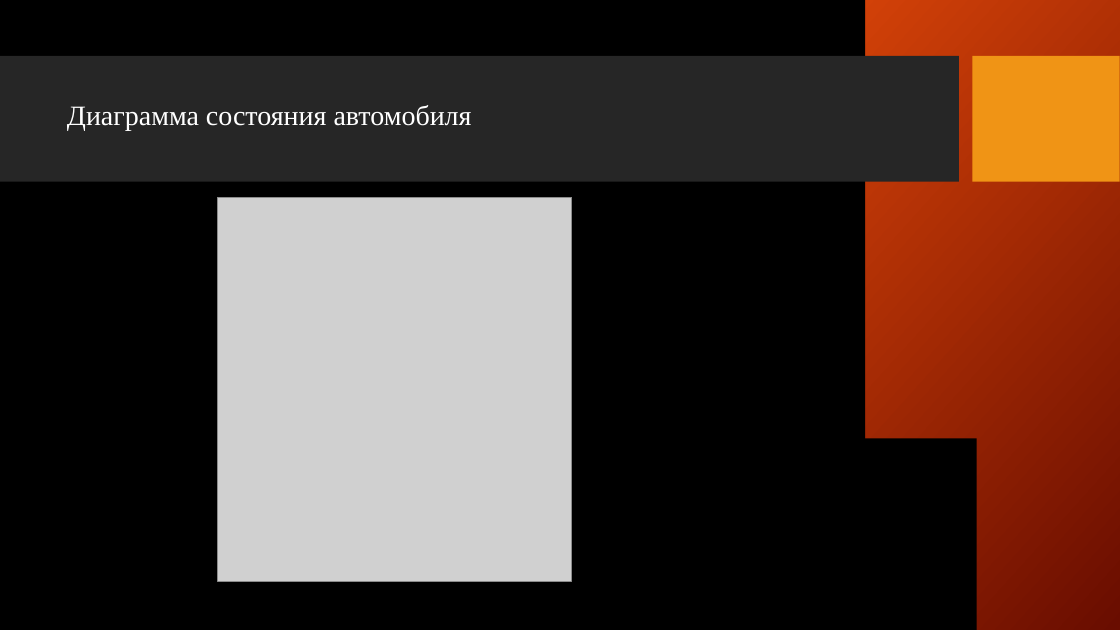
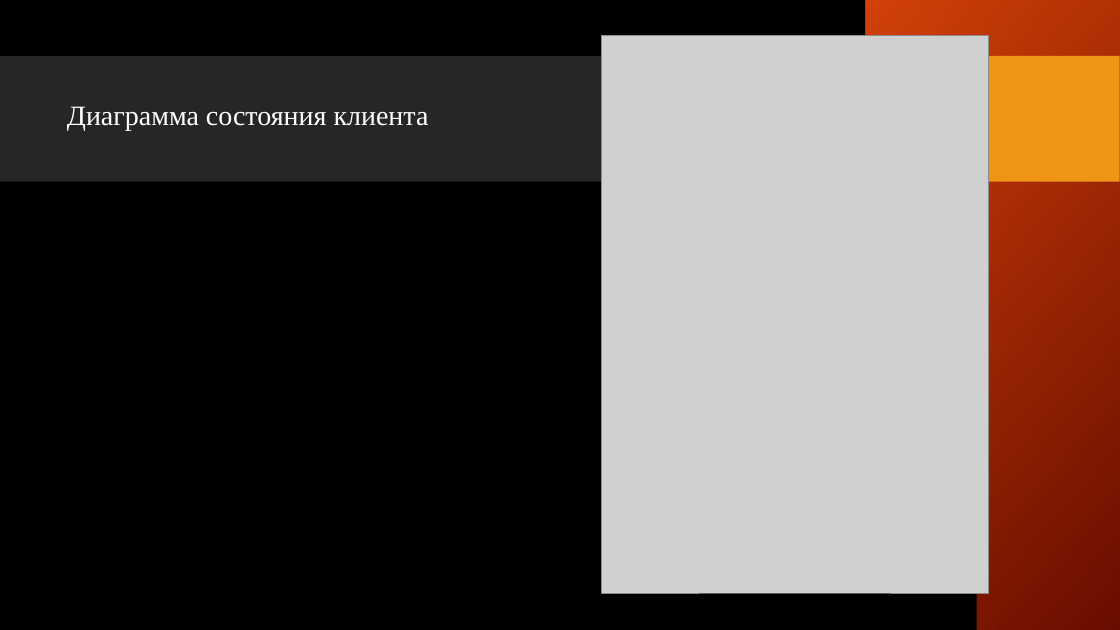
Before and after one commit to baethand/MIREA, a slide deck: slide 3 of sem4/AKMS/пр6_през_Руденко_ИКБО-13-22.pptx. Drawn at 1120x630 pixels with LibreOffice and Linux fonts; fonts in the diff are those of the drawing; grey boxes stand for pictures; background and template pictures are left out. Boxes give left, top, right and bottom in pixels: in the first picture for what was removed or moved away, otherwise in the second. Text is boxed around its words. In the diff, an @@ line names an element or a change of style, - is before the commit and + after.

```diff
--- a/sem4/AKMS/пр6_през_Руденко_ИКБО-13-22.pptx
+++ b/sem4/AKMS/пр6_през_Руденко_ИКБО-13-22.pptx
@@ picture added at [602, 36, 989, 593] @@
@@ text at [67, 106, 429, 130]: text changed @@
-Диаграмма состояния автомобиля
+Диаграмма состояния клиента
@@ picture removed at [218, 197, 571, 581] @@
```
Also in this commit, not shown: 3 other slides changed, 2 slides removed, 9 other files.
